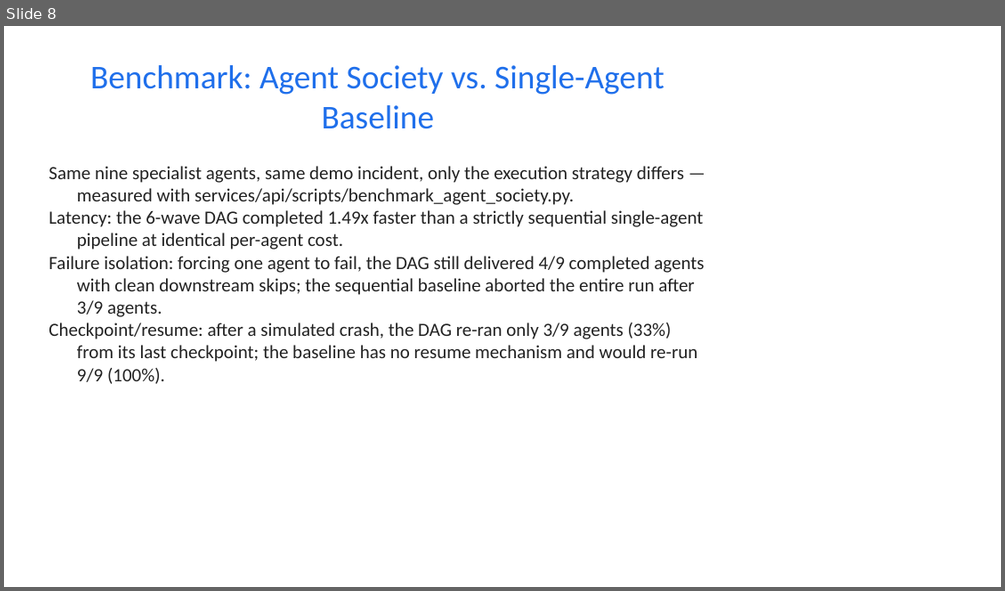
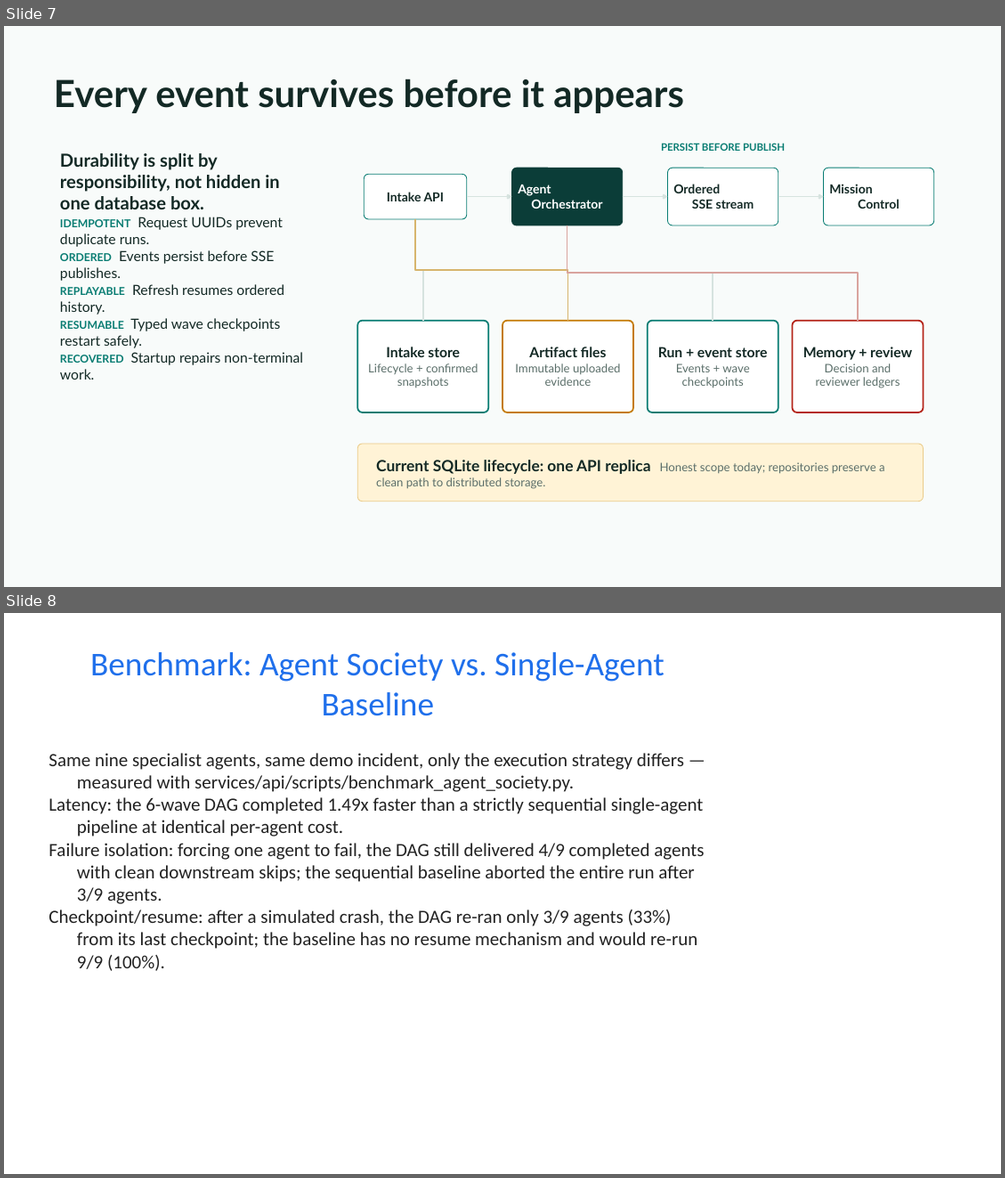
Before and after one commit to ankitranjan-dsai/batchhelm-ai, a slide deck: docs/presentation/batchhelm-ai-hackathon-deck.pptx. Shown one above the other, each under a label of ours: slide 8 before the commit, slides 7 and 8 after it. The pictures are 1005x591 and 1005x1178 pixels, drawn with LibreOffice and Linux fonts; fonts in the diff are those of the drawing. Boxes give left, top, right and bottom in pixels: in the first picture for what was removed or moved away, otherwise in the second. Text is boxed around its words. In the diff, an @@ line names an element or a change of style, - is before the commit and + after.

Commit message:
feat(presentation): show agent and durability architecture

```diff
--- a/docs/presentation/batchhelm-ai-hackathon-deck.pptx
+++ b/docs/presentation/batchhelm-ai-hackathon-deck.pptx
@@ slide 7 added at (x1=4, y1=26, x2=1001, y2=587), background #F8FBFA @@
@@ title added at (x1=54, y1=79, x2=684, y2=113), 36 pt, text #132925, bold @@
+Every event survives before it appears
@@ text added at (x1=60, y1=153, x2=303, y2=379), 13.5 pt, text #132925 @@
+Durability is split by responsibility, not hidden in one database box.
+IDEMPOTENT Request UUIDs prevent duplicate runs.
+ORDERED Events persist before SSE publishes.
+REPLAYABLE Refresh resumes ordered history.
+RESUMABLE Typed wave checkpoints restart safely.
+RECOVERED Startup repairs non-terminal work.
@@ text added at (x1=661, y1=143, x2=785, y2=151), 9.8 pt, text #087C72, bold @@
+PERSIST BEFORE PUBLISH
@@ rounded rectangle added at (x1=364, y1=174, x2=467, y2=219), fill #FFFFFF, outline #087C72 0.75 pt, 12 pt, text #132925, bold @@
+Intake API
@@ rounded rectangle added at (x1=512, y1=168, x2=623, y2=225), fill #0B3D38, outline #0B3D38 0.75 pt, 12 pt, text #FFFFFF, bold @@
+Agent
+Orchestrator
@@ rounded rectangle added at (x1=668, y1=168, x2=778, y2=225), fill #FFFFFF, outline #087C72 0.75 pt, 12 pt, text #132925, bold @@
+Ordered
+SSE stream
@@ rounded rectangle added at (x1=824, y1=168, x2=934, y2=225), fill #FFFFFF, outline #087C72 0.75 pt, 12 pt, text #132925, bold @@
+Mission
+Control
@@ arrow added from (467, 197) to (512, 197), #D6E3DF 1.5 pt @@
@@ arrow added from (623, 197) to (668, 197), #D6E3DF 1.5 pt @@
@@ arrow added from (778, 197) to (824, 197), #D6E3DF 1.5 pt @@
@@ elbow line added from (415, 219) to (423, 321), #D6E3DF 1.5 pt @@
@@ elbow line added from (415, 219) to (568, 321), #D7B56D 1.5 pt @@
@@ elbow line added from (567, 225) to (713, 321), #D6E3DF 1.5 pt @@
@@ elbow line added from (567, 225) to (858, 321), #D9A39E 1.5 pt @@
@@ rounded rectangle added at (x1=357, y1=321, x2=488, y2=412), fill #FFFFFF, outline #087C72 1.5 pt, 11.2 pt, text #5B6F6A @@
+Intake store
+Lifecycle + confirmed snapshots
@@ rounded rectangle added at (x1=502, y1=321, x2=633, y2=412), fill #FFFFFF, outline #C47A00 1.5 pt, 11.2 pt, text #5B6F6A @@
+Artifact files
+Immutable uploaded evidence
@@ rounded rectangle added at (x1=647, y1=321, x2=778, y2=412), fill #FFFFFF, outline #087C72 1.5 pt, 11.2 pt, text #5B6F6A @@
+Run + event store
+Events + wave checkpoints
@@ rounded rectangle added at (x1=793, y1=321, x2=923, y2=412), fill #FFFFFF, outline #B42318 1.5 pt, 11.2 pt, text #5B6F6A @@
+Memory + review
+Decision and reviewer ledgers
@@ rounded rectangle added at (x1=357, y1=443, x2=923, y2=501), fill #FFF3D6, outline #EACB88 0.75 pt @@
@@ text added at (x1=376, y1=459, x2=885, y2=489), 11.4 pt, text #5B6F6A @@
+Current SQLite lifecycle: one API replica Honest scope today; repositories preserve a clean path to distributed storage.
```
Also in this commit, not shown: 2 other slides added, 3 slides removed, 1 other file.
